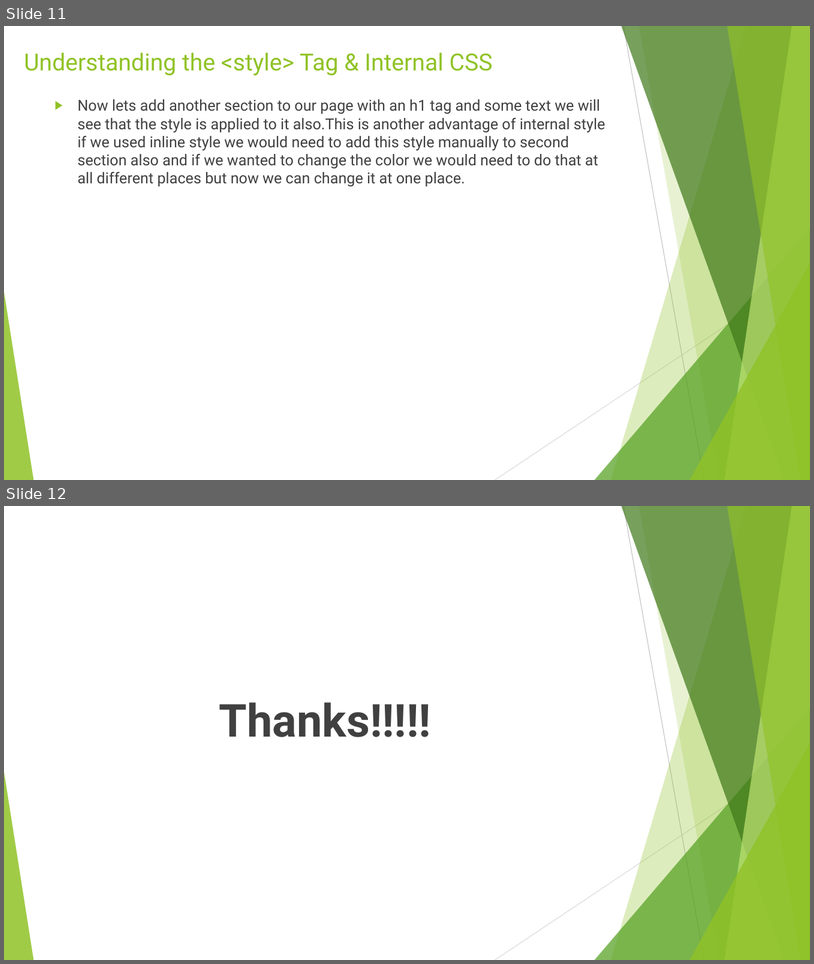
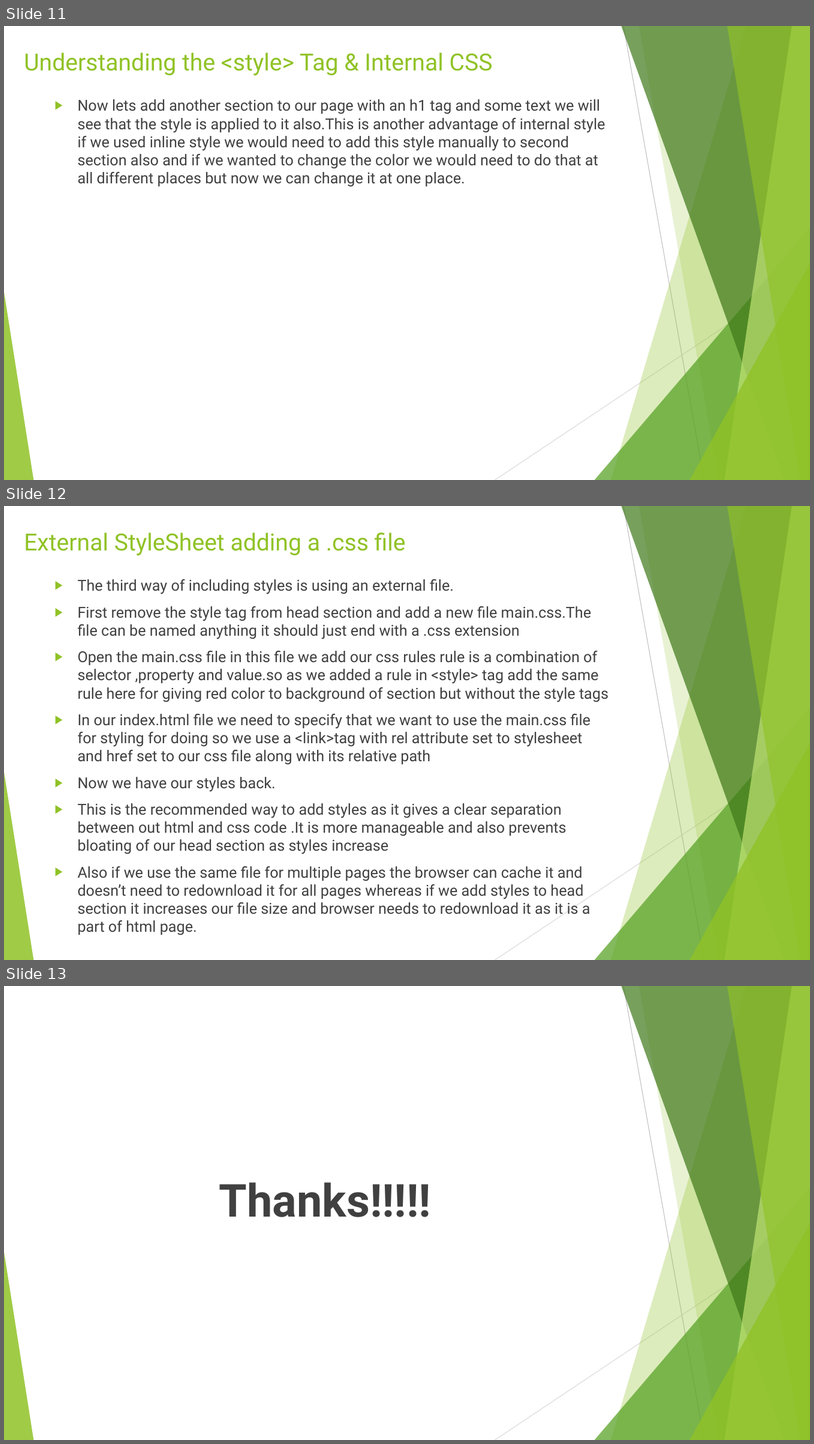
Before and after one commit to rudhrainfogain/CSS, a slide deck: PPT/Css-v2.pptx. Shown one above the other, each under a label of ours: slides 11 and 12 before the commit, slides 11, 12 and 13 after it. The pictures are 814x964 and 814x1444 pixels, drawn with LibreOffice and Linux fonts; fonts in the diff are those of the drawing. Boxes give left, top, right and bottom in pixels: in the first picture for what was removed or moved away, otherwise in the second. Text is boxed around its words. In the diff, an @@ line names an element or a change of style, - is before the commit and + after.

Commit message:
External styles

```diff
--- a/PPT/Css-v2.pptx
+++ b/PPT/Css-v2.pptx
@@ slide 12 added at (4,506,810,960), background #FFFFFF; not listed: 10 template elements that a slide beside it also shows @@
@@ title added at (24,532,406,556), 28 pt, text #90C226 @@
+External StyleSheet adding a .css file
@@ text added at (78,579,609,935), 18 pt, text #404040 @@
+▶ The third way of including styles is using an external file.
+▶ First remove the style tag from head section and add a new file main.css.The file can be named anything it should just end with a .css extension
+▶ Open the main.css file in this file we add our css rules rule is a combination of selector ,property and value.so as we added a rule in <style> tag add the same rule here for giving red color to background of section but without the style tags
+▶ In our index.html file we need to specify that we want to use the main.css file for styling for doing so we use a <link>tag with rel attribute set to stylesheet and href set to our css file along with its relative path
+▶ Now we have our styles back.
+▶ This is the recommended way to add styles as it gives a clear separation between out html and css code .It is more manageable and also prevents bloating of our head section as styles increase
+▶ Also if we use the same file for multiple pages the browser can cache it and doesn’t need to redownload it for all pages whereas if we add styles to head section it increases our file size and browser needs to redownload it as it is a part of html page.
@@ what was slide 12 is now slide 13 @@
```
Also in this commit, not shown: 2 other files.
